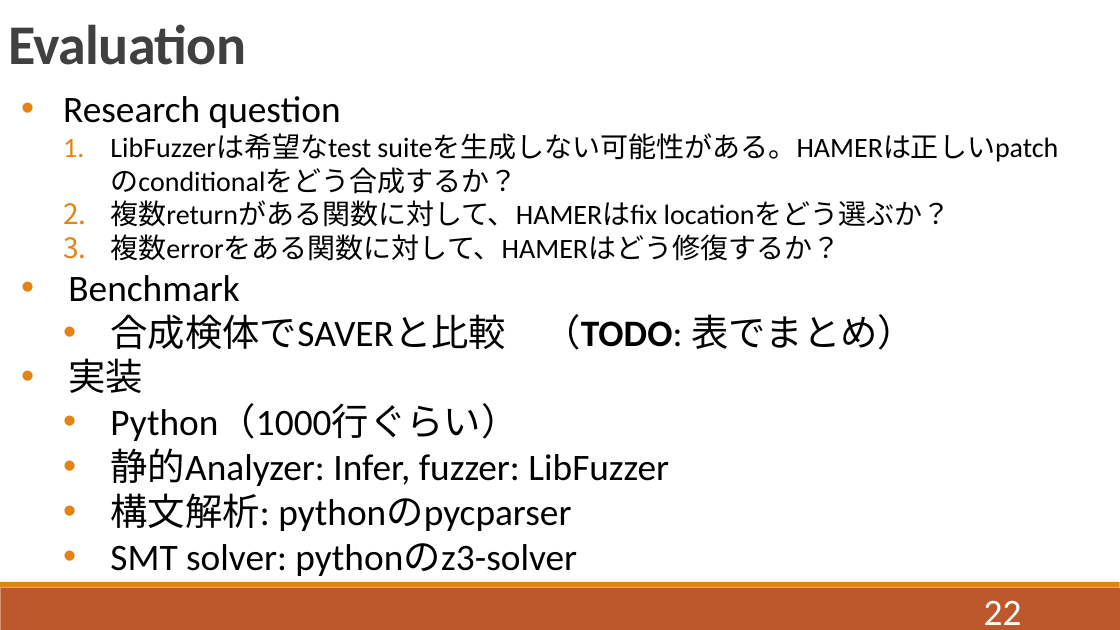
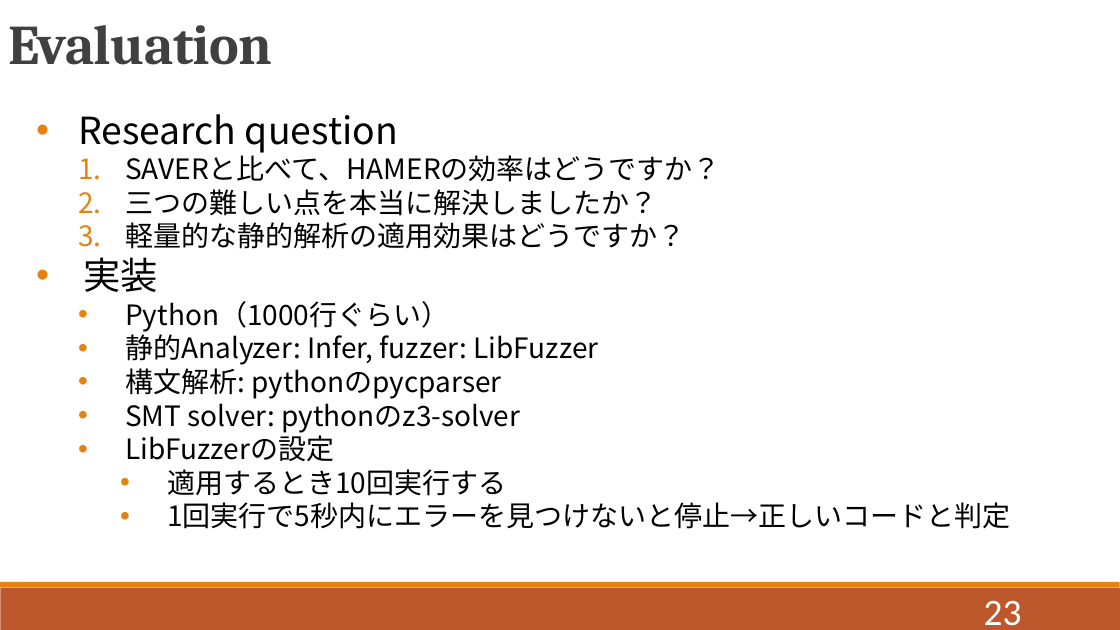
Before and after one commit to QIANZECHANG/MyResearch, a slide deck: slide 23 of 修論/修論発表.pptx (slide 22 before the commit). Drawn at 1120x630 pixels with LibreOffice and Linux fonts; fonts in the diff are those of the drawing. Boxes give left, top, right and bottom in pixels: in the first picture for what was removed or moved away, otherwise in the second. Text is boxed around its words. In the diff, an @@ line names an element or a change of style, - is before the commit and + after.

```diff
--- a/修論/修論発表.pptx
+++ b/修論/修論発表.pptx
@@ text "Evaluation" at bbox=[8, 25, 272, 65]: font Calibri to Cambria @@
@@ text "Research question": place and size @@
-text "Research question" at bbox=[63, 96, 1058, 576]
+text "Research question" at bbox=[78, 114, 1010, 529]
@@ text at bbox=[78, 114, 599, 433]: font Calibri to Noto Sans CJK JP in "Research question", "実装", "Python（1000行ぐらい）", "静的Analyzer: Infer, fuzzer: LibFuzzer" and 2 more places; size 32 to 24 pt in "Python（1000行ぐらい）", "静的Analyzer: Infer, fuzzer: LibFuzzer", "構文解析: pythonのpycparser", "SMT solver: pythonのz3-solver" @@
@@ text at bbox=[125, 151, 721, 249]: text changed; font Calibri to Noto Sans CJK JP @@
-    1. LibFuzzerは希望なtest suiteを生成しない可能性がある。HAMERは正しいpatchのconditionalをどう合成するか？
-    2. 複数returnがある関数に対して、HAMERはfix locationをどう選ぶか？
-    3. 複数errorをある関数に対して、HAMERはどう修復するか？
-  • Benchmark
-    • 合成検体でSAVERと比較 （TODO: 表でまとめ）
+    1. SAVERと比べて、HAMERの効率はどうですか？
+    2. 三つの難しい点を本当に解決しましたか？
+    3. 軽量的な静的解析の適用効果はどうですか？
@@ text at bbox=[125, 431, 1010, 529]: paragraphs added @@
+    • LibFuzzerの設定
+      • 適用するとき10回実行する
+      • 1回実行で5秒内にエラーを見つけないと停止→正しいコードと判定
@@ page number at bbox=[984, 600, 1022, 626]: text changed @@
-22
+23
```
Also in this commit, not shown: 24 other slides changed, 8 slides added, 1 slide removed, 16 other files.
